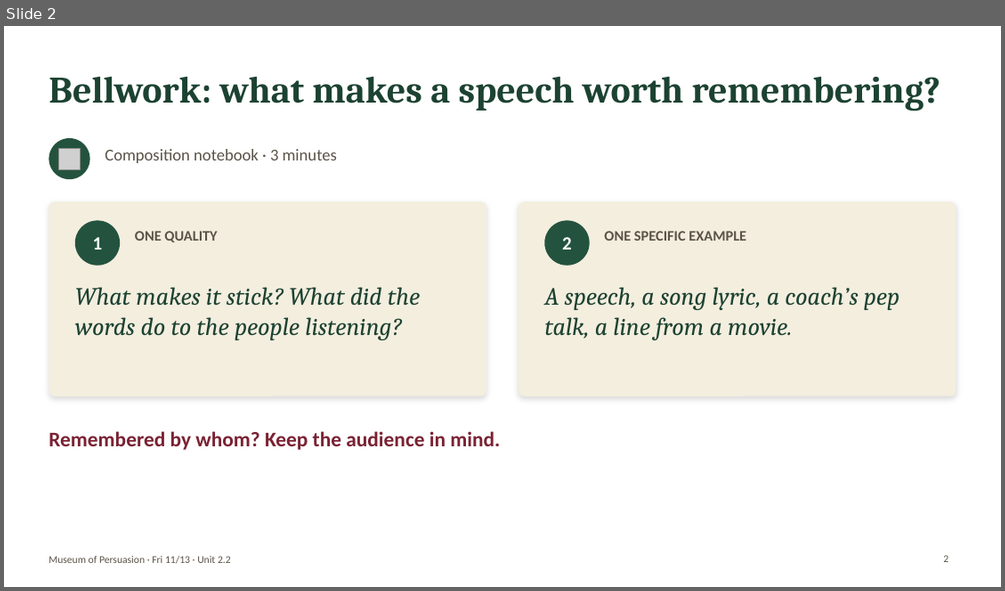
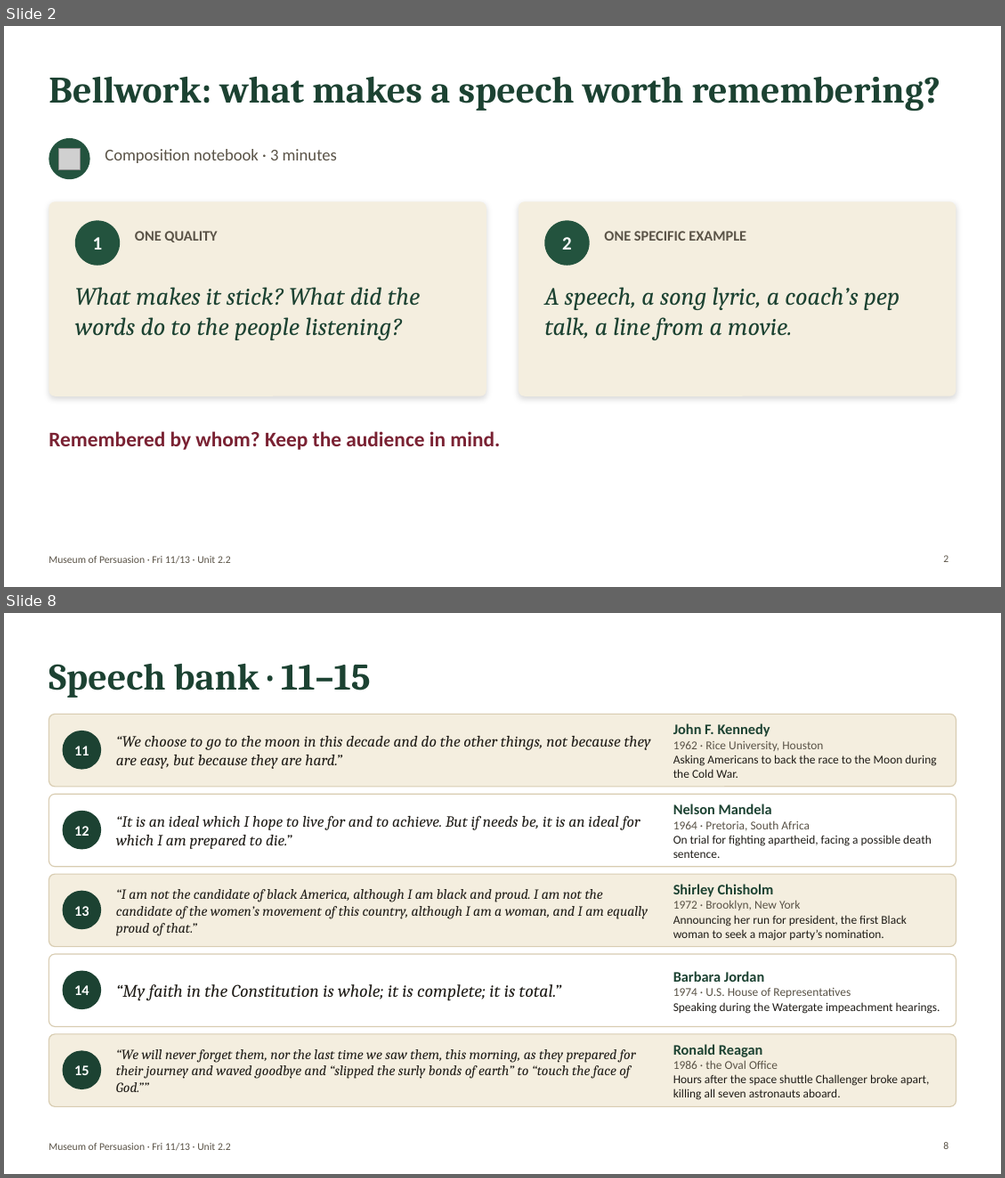
Before and after one commit to bookfairshit/Unit-2.2-Informational-Text, a slide deck: lumio/museum-of-persuasion-nov-13.pptx. Shown one above the other, each under a label of ours: slide 2 before the commit, slides 2 and 8 after it; the slides between them are not shown. The pictures are 1005x591 and 1005x1178 pixels, drawn with LibreOffice and Linux fonts; fonts in the diff are those of the drawing; grey boxes stand for pictures. Boxes give left, top, right and bottom in pixels: in the first picture for what was removed or moved away, otherwise in the second. Text is boxed around its words. In the diff, an @@ line names an element or a change of style, - is before the commit and + after.

```diff
--- a/lumio/museum-of-persuasion-nov-13.pptx
+++ b/lumio/museum-of-persuasion-nov-13.pptx
@@ slide 8 added at (4,613,1001,1174), background #FFFFFF; not listed: 1 template element that a slide beside it also shows @@
@@ title added at (48,663,371,698), 36 pt, text #1C4232, bold @@
+Speech bank · 11–15
@@ rounded rectangle added at (48,714,956,787), fill #F4EEDF, outline #D8CCB1 1 pt @@
@@ ellipse added at (63,730,101,770), fill #1C4232, 14 pt, text #FFFFFF, bold @@
+11
@@ text added at (116,736,651,769), 15 pt, text #1F1C17, italic @@
+“We choose to go to the moon in this decade and do the other things, not because they are easy, but because they are hard.”
@@ text added at (673,723,936,778), 11.5 pt, text #1F1C17 @@
+John F. Kennedy
+1962 · Rice University, Houston
+Asking Americans to back the race to the Moon during the Cold War.
@@ rounded rectangle added at (48,794,956,867), fill #FFFFFF, outline #D8CCB1 1 pt @@
@@ ellipse added at (63,811,101,850), fill #1C4232, 14 pt, text #FFFFFF, bold @@
+12
@@ text added at (116,816,640,849), 15 pt, text #1F1C17, italic @@
+“It is an ideal which I hope to live for and to achieve. But if needs be, it is an ideal for which I am prepared to die.”
@@ text added at (673,803,931,858), 11.5 pt, text #1F1C17 @@
+Nelson Mandela
+1964 · Pretoria, South Africa
+On trial for fighting apartheid, facing a possible death sentence.
@@ rounded rectangle added at (48,874,956,947), fill #F4EEDF, outline #D8CCB1 1 pt @@
@@ ellipse added at (63,891,101,929), fill #1C4232, 14 pt, text #FFFFFF, bold @@
+13
@@ text added at (116,889,647,936), 13.5 pt, text #1F1C17, italic @@
+“I am not the candidate of black America, although I am black and proud. I am not the candidate of the women’s movement of this country, although I am a woman, and I am equally proud of that.”
@@ text added at (673,884,906,941), 11.5 pt, text #1F1C17 @@
+Shirley Chisholm
+1972 · Brooklyn, New York
+Announcing her run for president, the first Black woman to seek a major party’s nomination.
@@ rounded rectangle added at (48,954,956,1027), fill #FFFFFF, outline #D8CCB1 1 pt @@
@@ ellipse added at (63,971,101,1009), fill #1C4232, 14 pt, text #FFFFFF, bold @@
+14
@@ text added at (116,984,562,1001), 17 pt, text #1F1C17, italic @@
+“My faith in the Constitution is whole; it is complete; it is total.”
@@ text added at (673,971,940,1013), 11.5 pt, text #1F1C17 @@
+Barbara Jordan
+1974 · U.S. House of Representatives
+Speaking during the Watergate impeachment hearings.
@@ rounded rectangle added at (48,1034,956,1107), fill #F4EEDF, outline #D8CCB1 1 pt @@
@@ ellipse added at (63,1051,101,1089), fill #1C4232, 14 pt, text #FFFFFF, bold @@
+15
@@ text added at (116,1049,636,1092), 13.5 pt, text #1F1C17, italic @@
+“We will never forget them, nor the last time we saw them, this morning, as they prepared for their journey and waved goodbye and “slipped the surly bonds of earth” to “touch the face of God.””
@@ text added at (673,1044,929,1100), 11.5 pt, text #1F1C17 @@
+Ronald Reagan
+1986 · the Oval Office
+Hours after the space shuttle Challenger broke apart, killing all seven astronauts aboard.
@@ page number added at (943,1142,948,1149), 10 pt, text #5A5347 @@
+8
```
Also in this commit, not shown: 6 slides changed, 7 other slides added, 10 slides removed, 2 other files.
